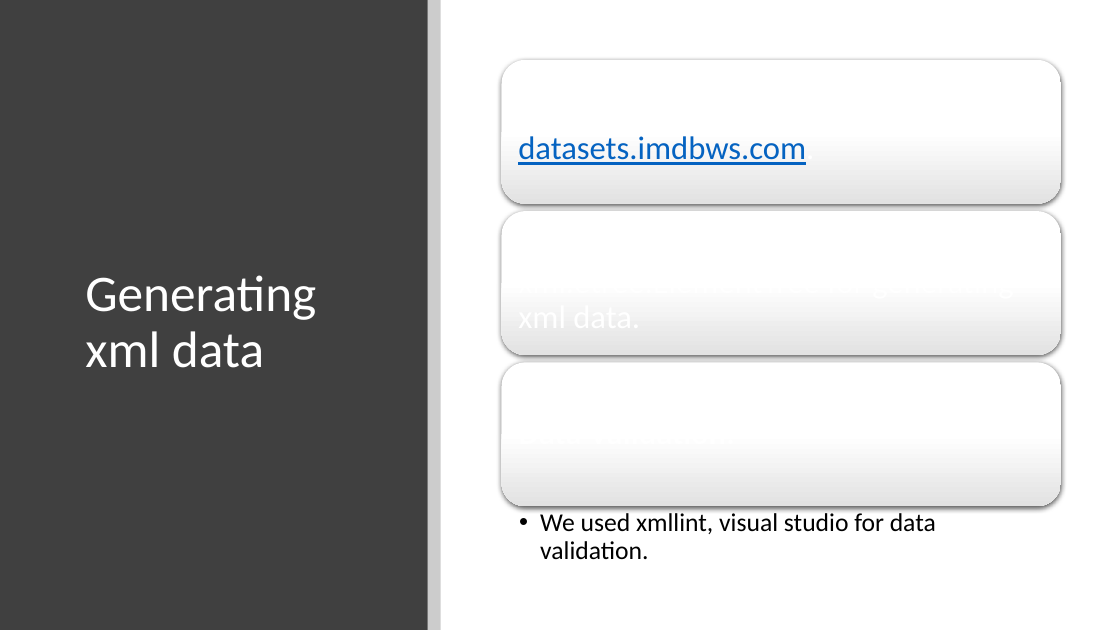
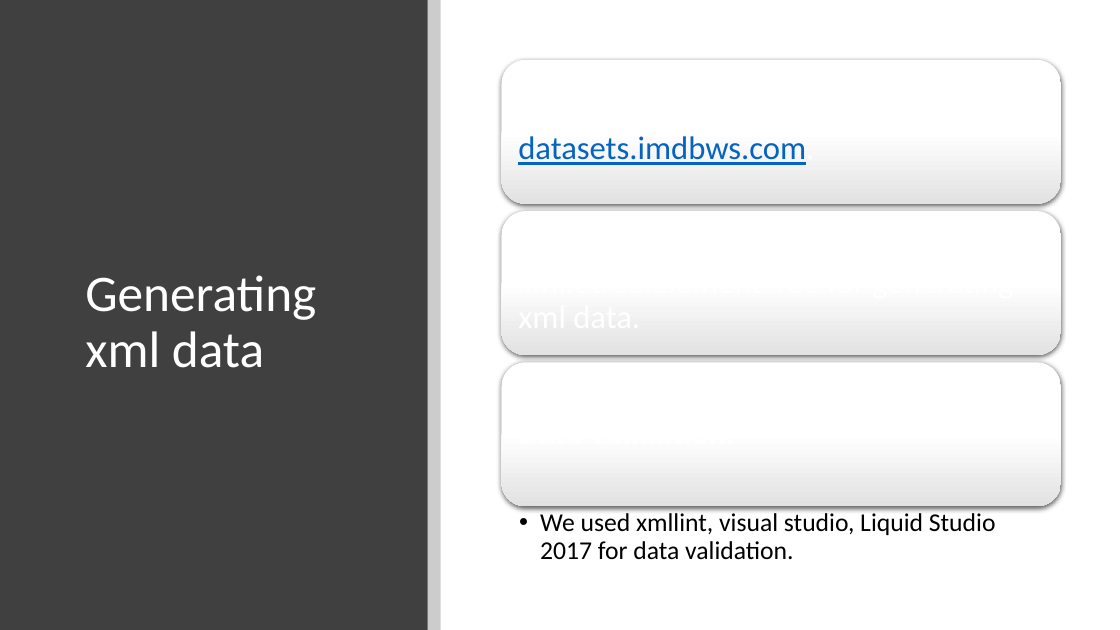
Before and after one commit to akhiln28/ontology_assignment1, a slide deck: slide 10 of presentation.pptx (slide 9 before the commit). Drawn at 1120x630 pixels with LibreOffice and Linux fonts; fonts in the diff are those of the drawing. Boxes give left, top, right and bottom in pixels: in the first picture for what was removed or moved away, otherwise in the second. Text is boxed around its words. In the diff, an @@ line names an element or a change of style, - is before the commit and + after.

```diff
--- a/presentation.pptx
+++ b/presentation.pptx
@@ text at (x1=540, y1=510, x2=996, y2=560): text changed @@
-  • We used xmllint, visual studio for data validation.
+  • We used xmllint, visual studio, Liquid Studio 2017 for data validation.
```
Also in this commit, not shown: 3 other slides changed, 2 slides added, 1 slide removed, 2 other files.
